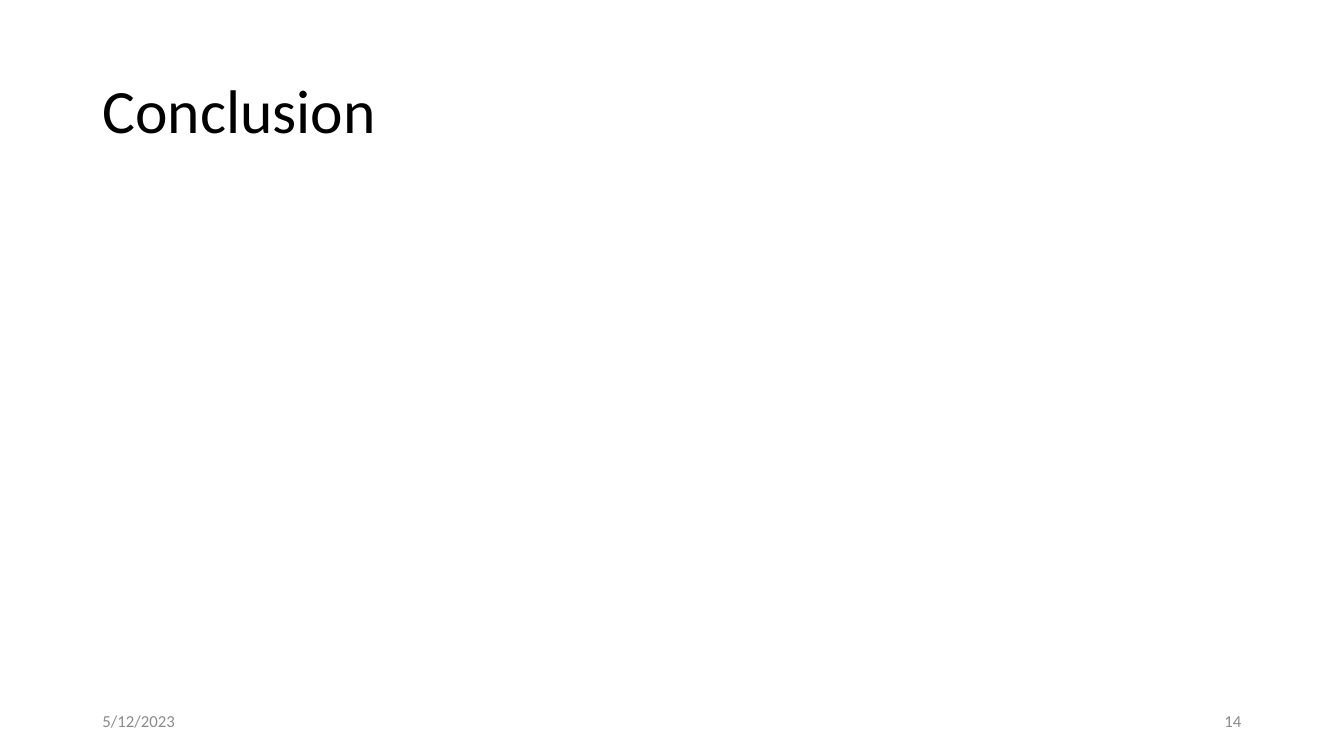
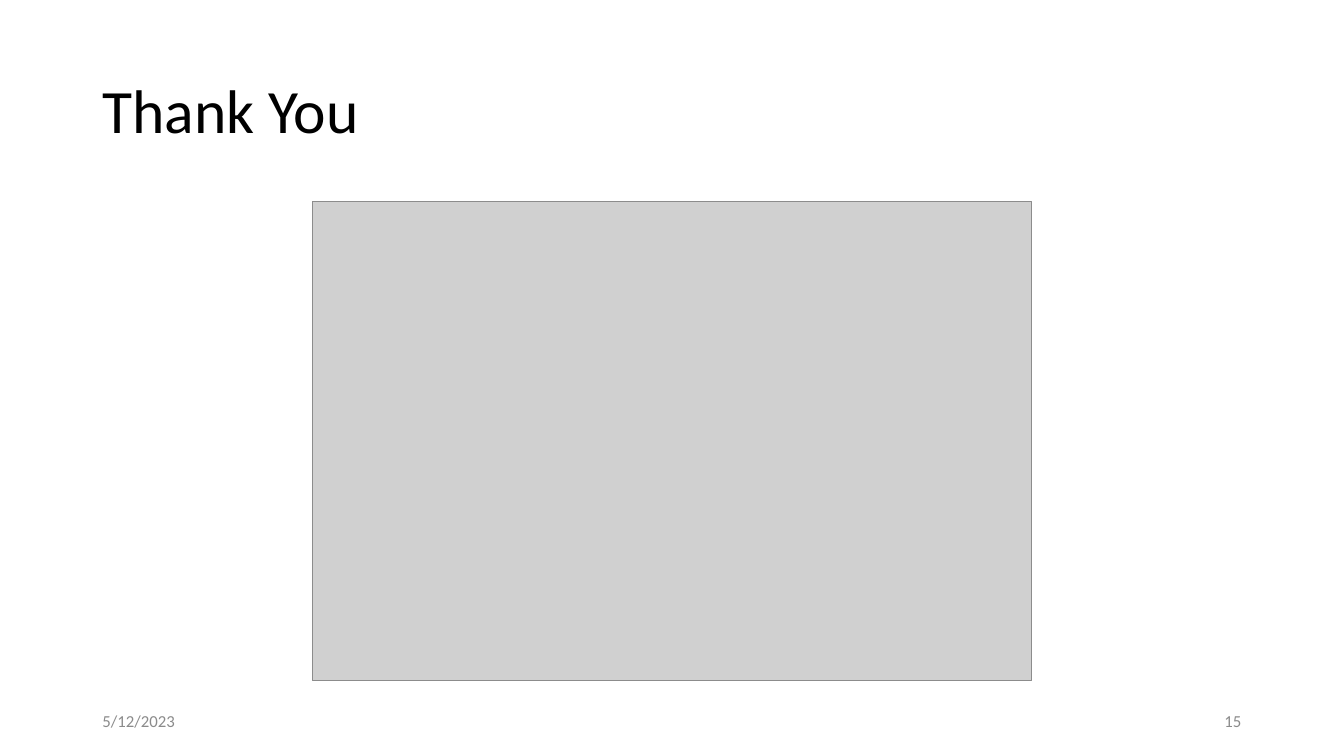
Before and after one commit to DipeshPoudel/MDS-658-Economic-Analysis, a slide deck: slide 15 of Analysis/TimeSeriesAnalysisofLiquidity_DipeshPoudel.pptx (slide 14 before the commit). Drawn at 1344x756 pixels with LibreOffice and Linux fonts; fonts in the diff are those of the drawing; grey boxes stand for pictures. Boxes give left, top, right and bottom in pixels: in the first picture for what was removed or moved away, otherwise in the second. Text is boxed around its words. In the diff, an @@ line names an element or a change of style, - is before the commit and + after.

Commit message:
Slides Added

```diff
--- a/Analysis/TimeSeriesAnalysisofLiquidity_DipeshPoudel.pptx
+++ b/Analysis/TimeSeriesAnalysisofLiquidity_DipeshPoudel.pptx
@@ title at bbox=[102, 90, 359, 134]: text changed @@
-Conclusion
+Thank You
@@ picture added at bbox=[313, 202, 1032, 682] @@
@@ page number at bbox=[1224, 716, 1241, 727]: text changed @@
-14
+15
```
Also in this commit, not shown: 1 other slide changed, 1 slide added.
